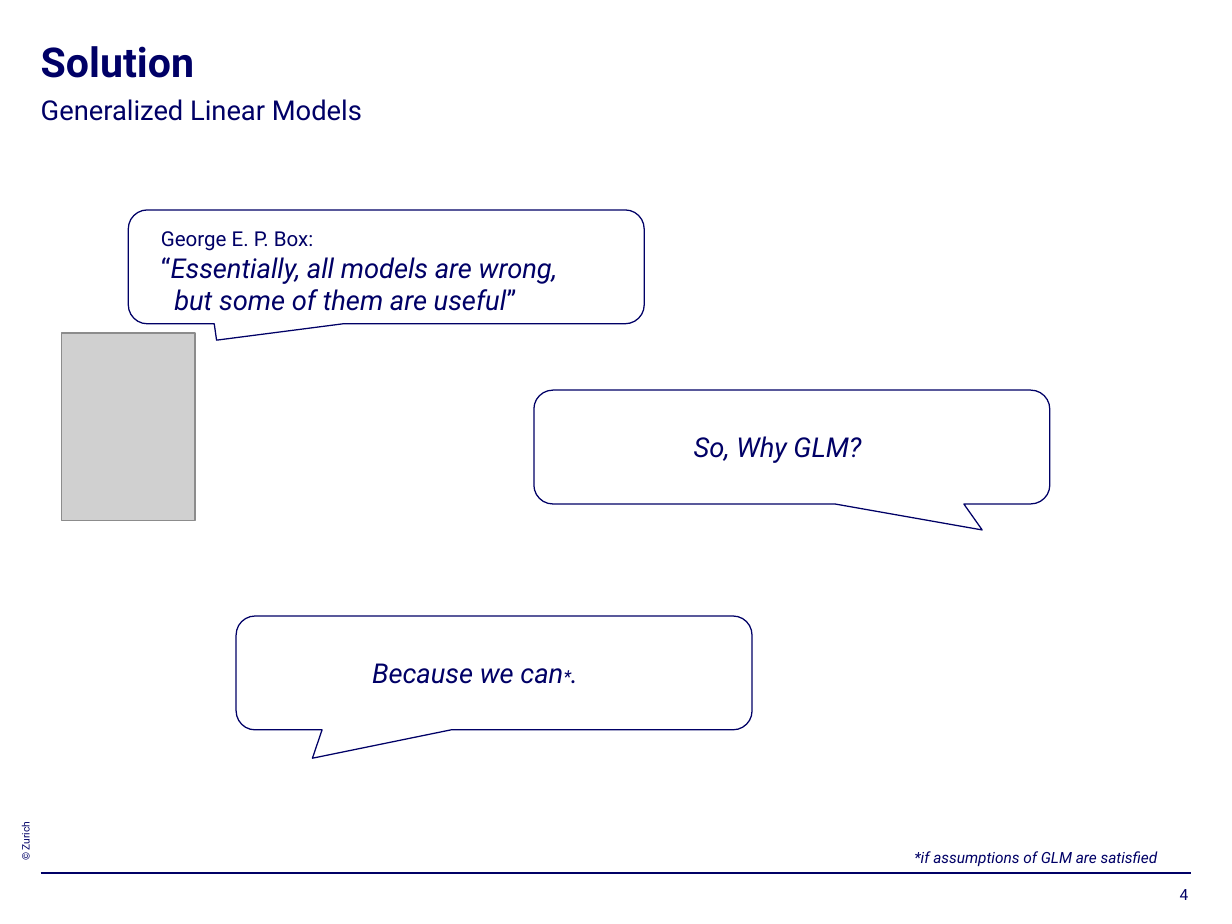
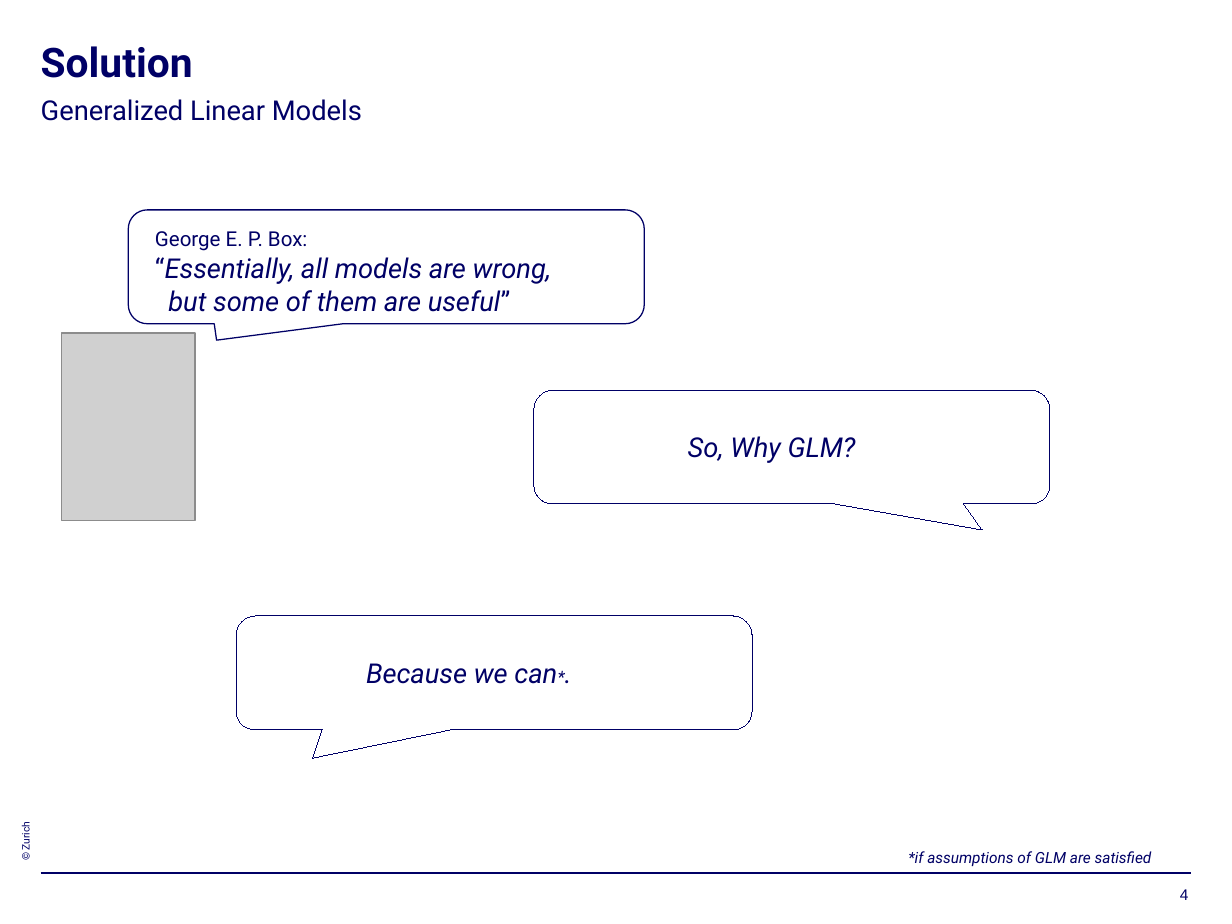
Before and after one commit to Gateux/titanic_euba, a slide deck: slide 4 of Titanic Exercise.pptx. Drawn at 1232x924 pixels with LibreOffice and Linux fonts; fonts in the diff are those of the drawing; grey boxes stand for pictures; background and template pictures are left out. Boxes give left, top, right and bottom in pixels: in the first picture for what was removed or moved away, otherwise in the second. Text is boxed around its words. In the diff, an @@ line names an element or a change of style, - is before the commit and + after.

```diff
--- a/Titanic Exercise.pptx
+++ b/Titanic Exercise.pptx
@@ title "Solution" at <box>41,46,193,78</box>: size 24 to 23.8 pt @@
@@ rounded speech box removed at <box>128,209,644,323</box> @@
@@ freeform shape added at <box>128,209,644,340</box>, outline #000066 0.75 pt @@
@@ 3 texts: place and size @@
-3 texts at <box>161,231,1158,866</box>
+3 texts at <box>155,231,1152,866</box>
@@ rounded speech box removed at <box>533,391,1050,504</box> @@
@@ freeform shape added at <box>533,391,1050,531</box>, outline #000066 0.75 pt @@
@@ rounded speech box removed at <box>237,616,753,729</box> @@
@@ freeform shape added at <box>237,616,753,758</box>, outline #000066 0.75 pt @@
@@ text "Because we can*." at <box>366,663,557,684</box>: size 10.5 to 10 pt in "can*." @@
@@ page number at <box>1180,889,1189,900</box>: font Roboto to Arial @@
```
Also in this commit, not shown: 9 other slides changed, 7 slides added, 4 slides removed, 10 other files.
